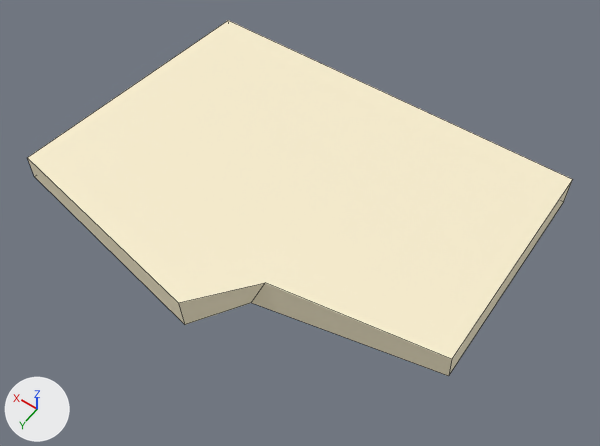
An edit to the FBX model Assets/Imported Assets/B&J Studio/Models/Destroy_Plate_4.fbx, drawn before and after from the same camera.
One viewpoint serves both versions: a 50 mm lens placed at (-1.87, 2.77, 4.1), pointed at (0.13, -0.04, -0.32). The axes (+X, +Y, +Z) are drawn at lower left. The lights are the same throughout. The first picture is the older version. Mesh edges are drawn as thin lines. Where no turn or scale is listed for an object, it has been applied to the vertices.

The older version as bpy lines, for what is in view:
```python
me_destroy_plate_4 = bpy.data.meshes.new('Destroy_Plate_4')
me_destroy_plate_4.from_pydata(...)  # 12 vertices, 8 faces; spans x -1.27..1.7, y -1.05..1.1, z -0.11..0.11
me_destroy_plate_4.materials.append(mat_stone_material_1_003)  # beige #faefcf
# before: 0 (1.7, 0.82, -0.09) at pixel (34, 176), 2 (1.51, -1.04, -0.09), 4 (-0.08, 0.76, -0.11) at pixel (251, 302), 5 (-1.26, -1.05, -0.11) at pixel (563, 201), 9 (0.14, 1.1, -0.11) at pixel (184, 324)
# before: 11 (-1.27, 0.5, -0.11) at pixel (448, 375)
ob_destroy_plate_4 = bpy.data.objects.new('Destroy_Plate_4', me_destroy_plate_4)
ob_destroy_plate_4.location = (0.0, 0.0, 0.0)
```
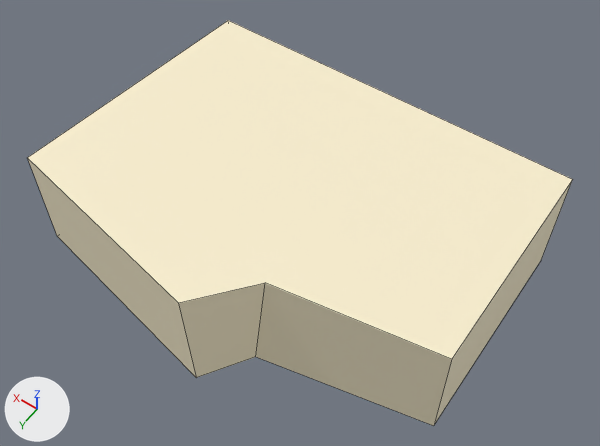
What changed in the scene script:
```text
Change me_destroy_plate_4:
    used by ob_destroy_plate_4; location = (0.0, 0.0, 0.0)
    remove me_destroy_plate_4.from_pydata(...)  # 12 vertices, 8 faces; spans x -1.27..1.7, y -1.05..1.1, z -0.11..0.11
    add me_destroy_plate_4.from_pydata(...)  # 12 vertices, 8 faces; spans x -1.27..1.7, y -1.05..1.1, z -0.77..0.11
    me_destroy_plate_4 part 1
    add for i in [0, 2, 4, 5, 9, 11]: me_destroy_plate_4.vertices[i].co += Vector((0.0, 0.0, -0.66))
```

Boxes (x1, y1, x2, y2) around the edits, measured in the pictures (600 x 446 px; the box of a moved part takes in the faces that stretch with it):
'Destroy_Plate_4', reshaped (14% taller): before (27, 20, 573, 376); after (27, 20, 573, 426)
part 1 of me_destroy_plate_4, moved or reshaped: before (28, 159, 572, 376); after (28, 159, 572, 426)
